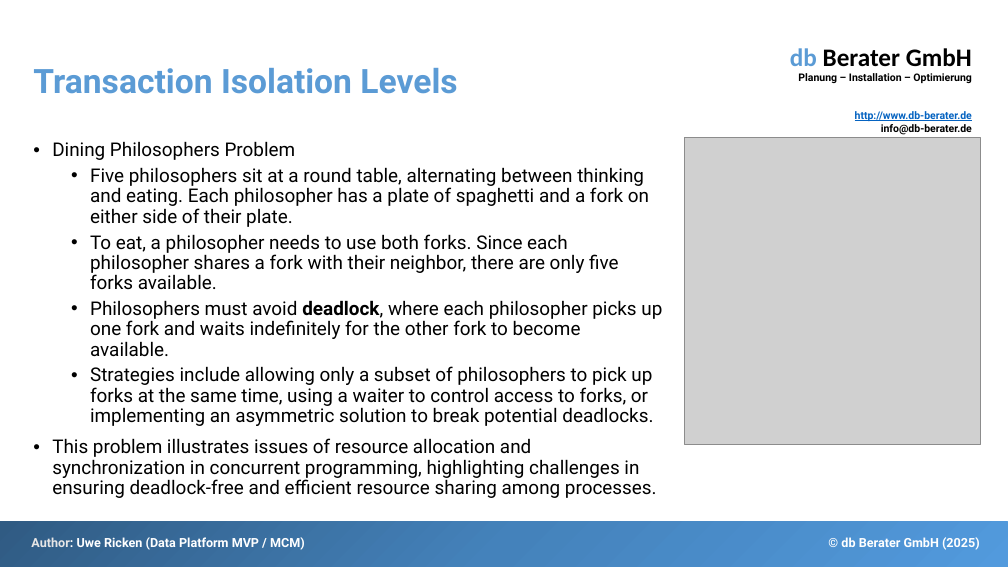
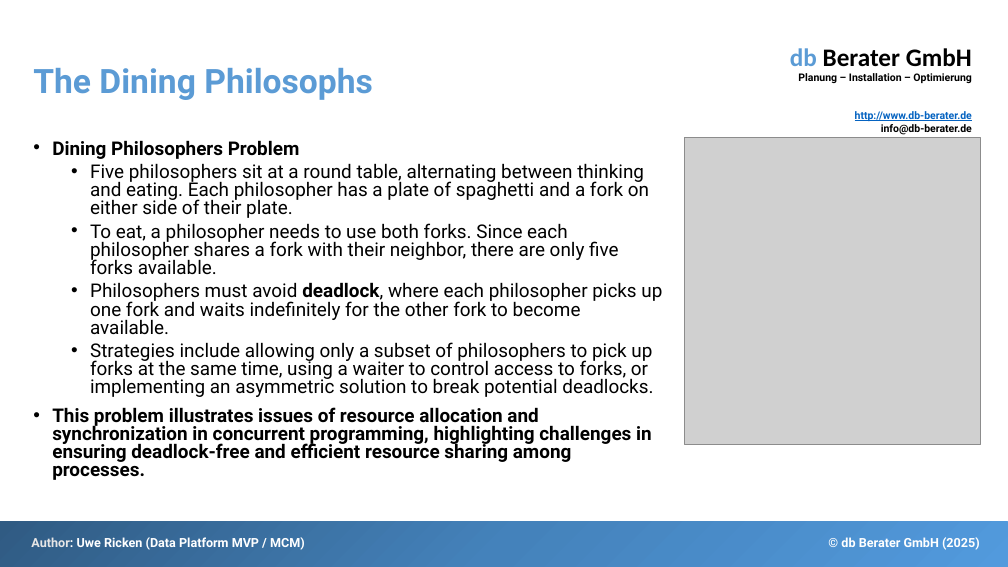
Before and after one commit to db-berater/solving-deadlock-scenarios, a slide deck: slide 16 of 01 - Documents and Preparation/Solving Deadlock Scenarios - EN.pptx (slide 13 before the commit). Drawn at 1008x567 pixels with LibreOffice and Linux fonts; fonts in the diff are those of the drawing; grey boxes stand for pictures. Boxes give left, top, right and bottom in pixels: in the first picture for what was removed or moved away, otherwise in the second. Text is boxed around its words. In the diff, an @@ line names an element or a change of style, - is before the commit and + after.

```diff
--- a/01 - Documents and Preparation/Solving Deadlock Scenarios - EN.pptx
+++ b/01 - Documents and Preparation/Solving Deadlock Scenarios - EN.pptx
@@ title at box(33, 68, 373, 100): text changed @@
-Transaction Isolation Levels
+The Dining Philosophs
@@ text "Dining Philosophers Problem" at box(52, 140, 662, 480): bold on in "Dining Philosophers Problem", "This problem illustrates issues of resource allocation ..."; line spacing 0.9 to 0.8 @@
```
Also in this commit, not shown: 17 other slides changed, 12 other files.
